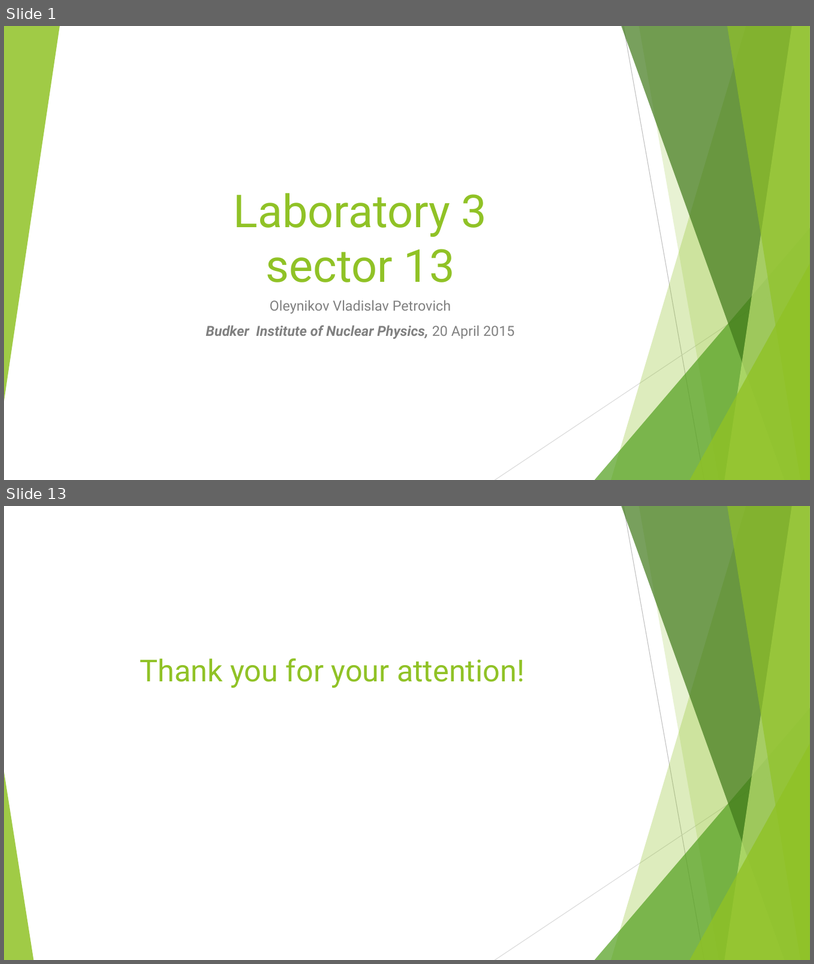
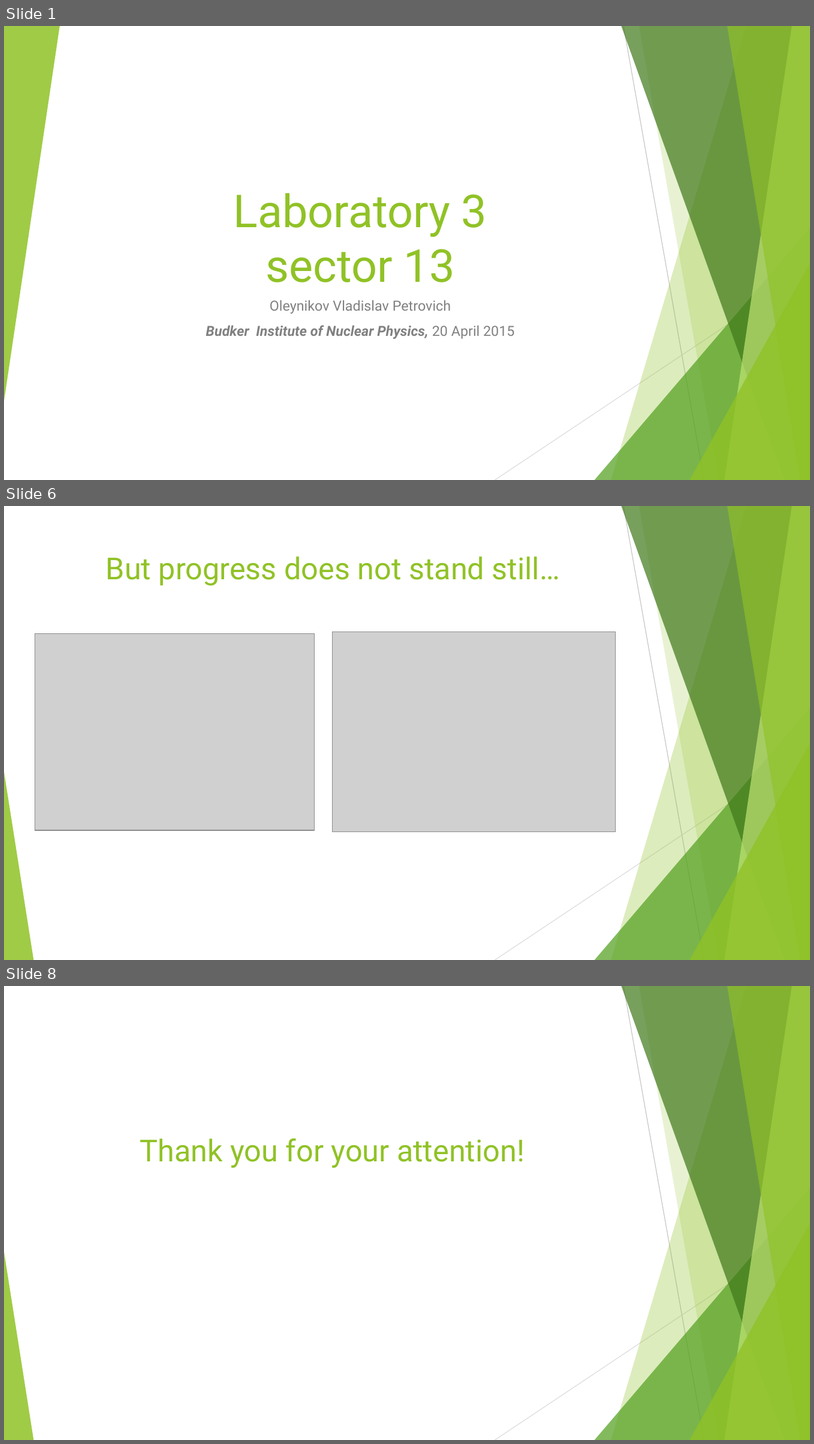
Before and after one commit to Vlad-ole/Presentations, a slide deck: My_laboratory/My_laboratory.pptx. Shown one above the other, each under a label of ours: slides 1 and 13 before the commit, slides 1, 6 and 8 after it; the slides between them are not shown. The pictures are 814x964 and 814x1444 pixels, drawn with LibreOffice and Linux fonts; fonts in the diff are those of the drawing; grey boxes stand for pictures. Boxes give left, top, right and bottom in pixels: in the first picture for what was removed or moved away, otherwise in the second. Text is boxed around its words. In the diff, an @@ line names an element or a change of style, - is before the commit and + after.

```diff
--- a/My_laboratory/My_laboratory.pptx
+++ b/My_laboratory/My_laboratory.pptx
@@ slide 6 added at <box>4,506,810,960</box>, background #FFFFFF; not listed: 10 template elements that a slide beside it also shows @@
@@ title added at <box>106,556,560,586</box>, 36 pt, text #90C226 @@
+But progress does not stand still…
@@ picture added at <box>35,634,314,830</box> @@
@@ picture added at <box>332,632,616,831</box> @@
@@ what was slide 13 is now slide 8 @@
```
Also in this commit, not shown: 3 slides changed, 2 other slides added, 8 slides removed, 2 other files.
